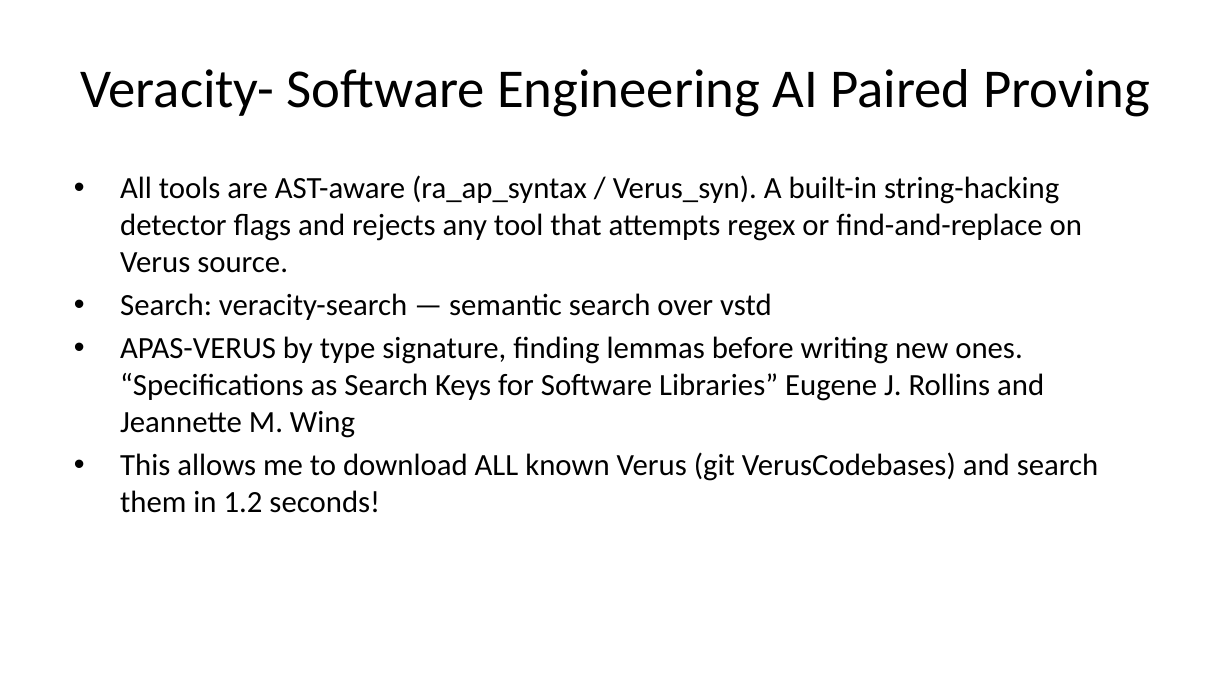
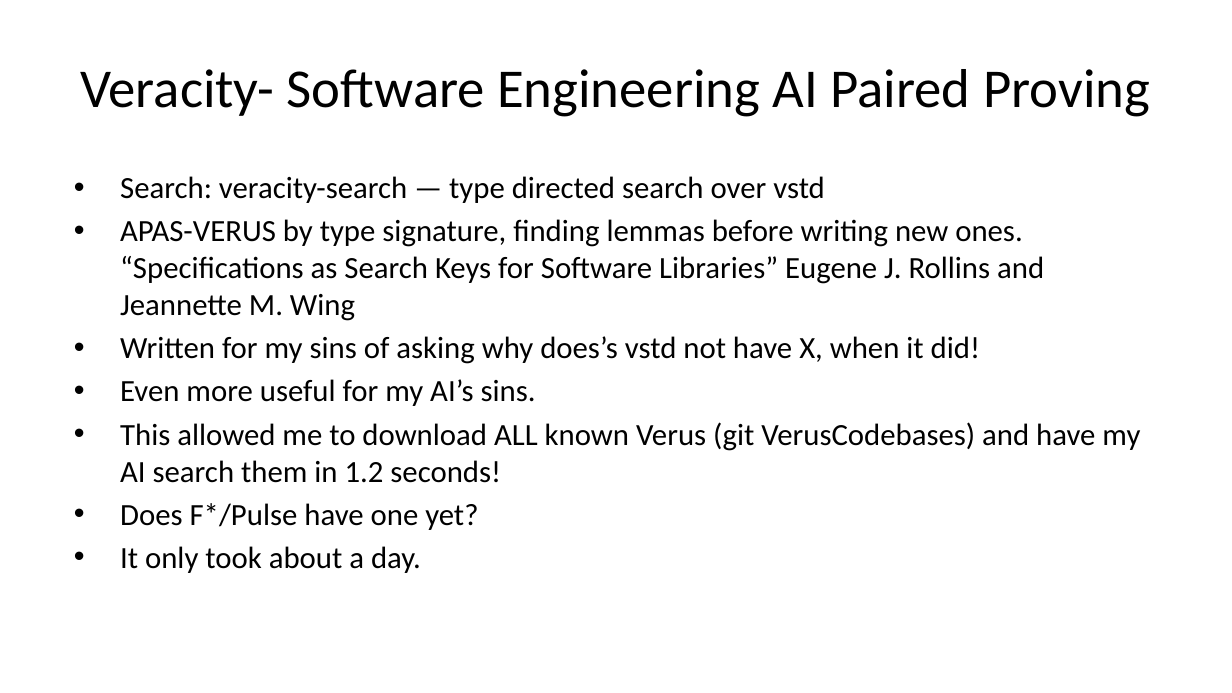
Before and after one commit to briangmilnes/APAS-VERUS, a slide deck: slide 36 of lectures/slidesMSR.pptx. Drawn at 1232x693 pixels with LibreOffice and Linux fonts; fonts in the diff are those of the drawing. Boxes give left, top, right and bottom in pixels: in the first picture for what was removed or moved away, otherwise in the second. Text is boxed around its words. In the diff, an @@ line names an element or a change of style, - is before the commit and + after.

```diff
--- a/lectures/slidesMSR.pptx
+++ b/lectures/slidesMSR.pptx
@@ text at (120,176,825,203): text changed @@
-• All tools are AST-aware (ra_ap_syntax / Verus_syn). A built-in string-hacking detector flags and rejects any tool that attempts regex or find-and-replace on Verus source.
-• Search: veracity-search — semantic search over vstd
+• Search: veracity-search — type directed search over vstd
@@ text at (120,336,1140,573): text changed @@
-• This allows me to download ALL known Verus (git VerusCodebases) and search them in 1.2 seconds!
+• Written for my sins of asking why does’s vstd not have X, when it did!
+• Even more useful for my AI’s sins.
+• This allowed me to download ALL known Verus (git VerusCodebases) and have my AI search them in 1.2 seconds!
+• Does F*/Pulse have one yet?
+• It only took about a day.
```
Also in this commit, not shown: 18 other slides changed, 1 slide added, 1 other file.
